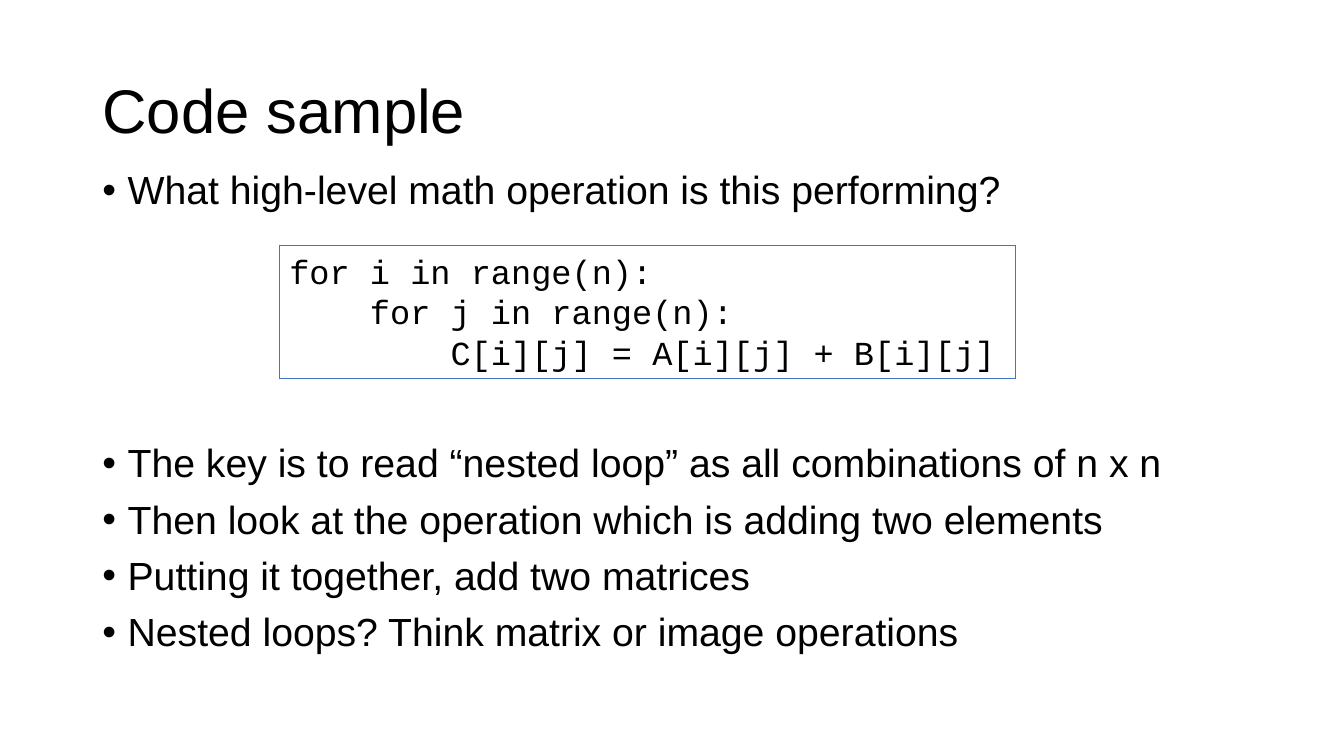
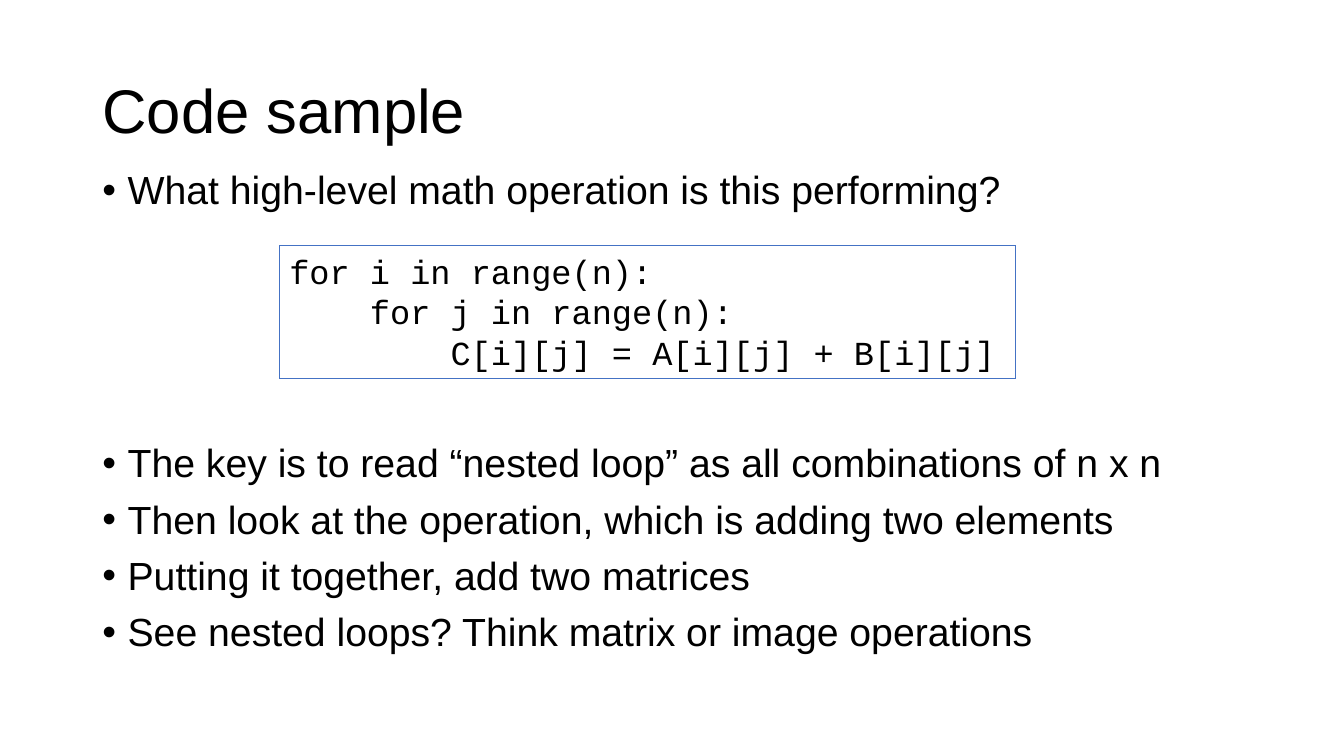
Before and after one commit to parrt/msds689, a slide deck: slide 14 of notes/reading-code.pptx. Drawn at 1344x756 pixels with LibreOffice and Linux fonts; fonts in the diff are those of the drawing; background and template pictures are left out. Boxes give left, top, right and bottom in pixels: in the first picture for what was removed or moved away, otherwise in the second. Text is boxed around its words. In the diff, an @@ line names an element or a change of style, - is before the commit and + after.

```diff
--- a/notes/reading-code.pptx
+++ b/notes/reading-code.pptx
@@ text at box(128, 505, 1114, 542): text changed @@
-• Then look at the operation which is adding two elements
+• Then look at the operation, which is adding two elements
@@ text at box(128, 617, 1032, 654): text changed @@
-• Nested loops? Think matrix or image operations
+• See nested loops? Think matrix or image operations
```
Also in this commit, not shown: 7 other slides changed, 6 other files.
